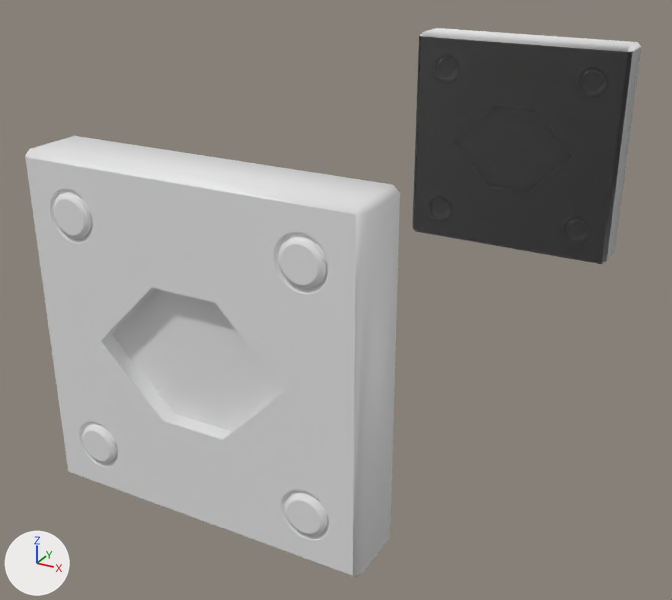
The Blender file scenes/rooms/meshes/props/paintings/frame_outline_hexagon.blend: old version first, new version second.
Both versions are drawn from a 50 mm camera at (0.271, -0.856, 0.222) aimed at (-0.035, -0.298, -0.056). Every picture has the same lights, and +X, +Y and +Z are marked at lower left. The older version comes first.

Names of what the first picture shows: 'Brick Base', 'Brick Base Detailed'.
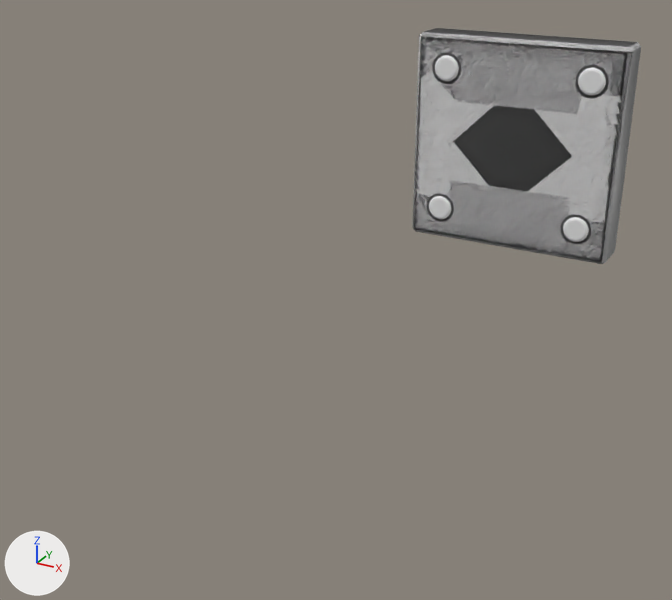
Commit message: work on frame outlines

Boxes (x1, y1, x2, y2) around the edits, measured in the pictures (672 x 600 px):
'Brick Base Detailed', moved
    before: (25, 136, 400, 577)
    after: (412, 28, 641, 264)

What changed in the scene script:
```text
Change ob_brick_base_detailed:
    ob_brick_base_detailed.location: (0.0, -0.5, 0.0) -> (0.0, 0.0, 0.0)
```
